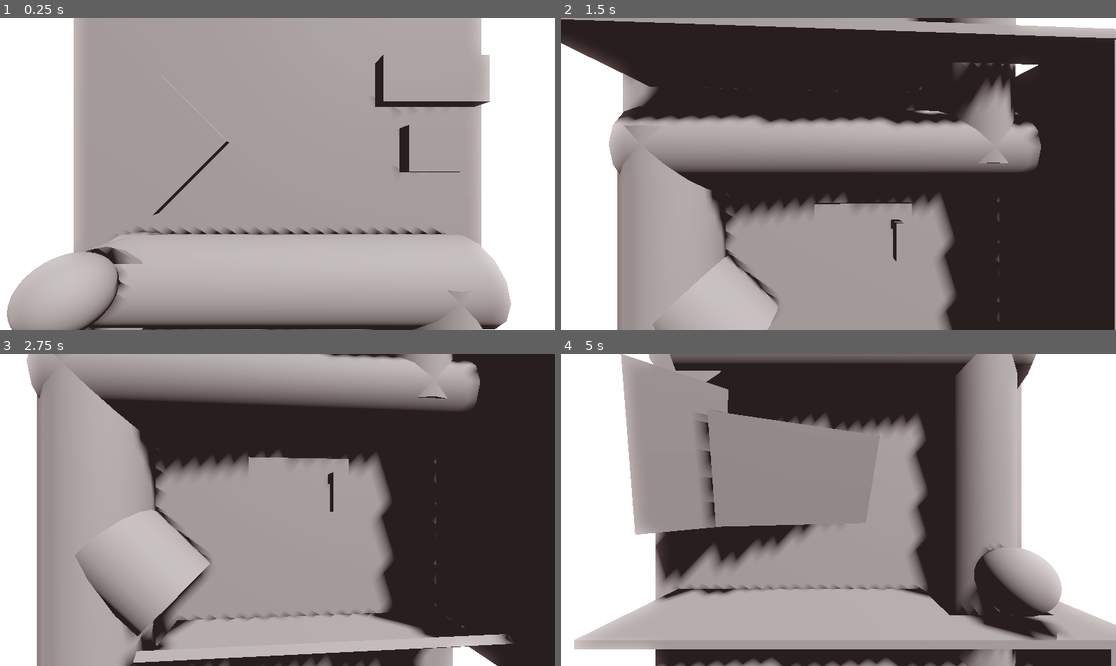
Above: before the commit, frames 1-4 (two rows, left to right).
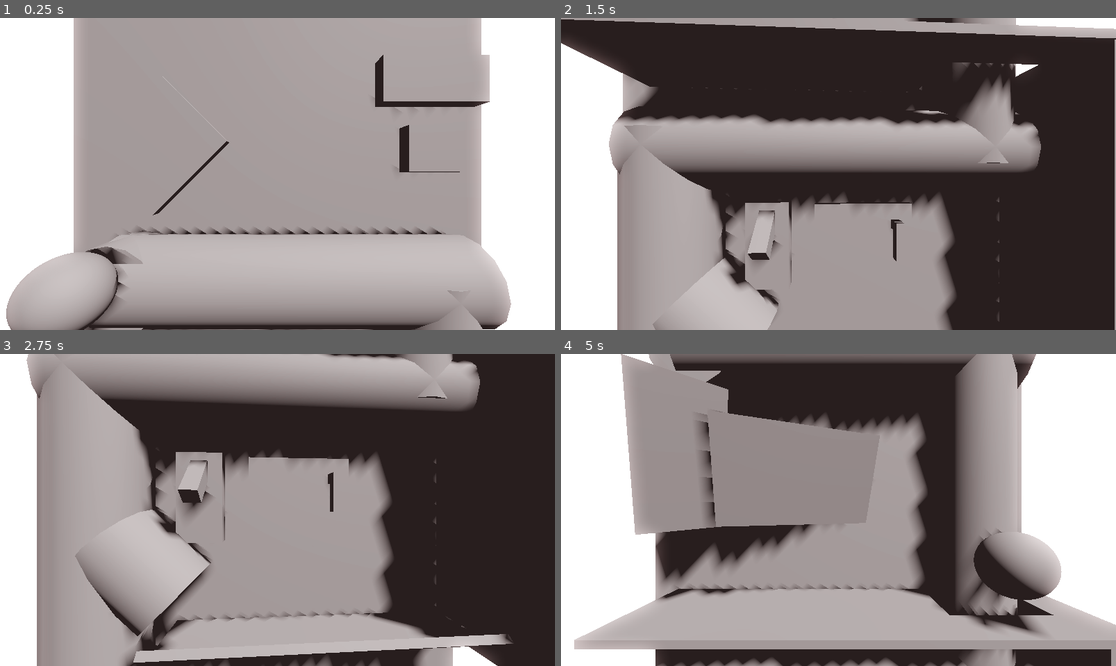
Above: after the commit, the same moments.

Repository: nheeb/niblehyme
Game: Godot game, scene res://Logic/Cockpit.tscn
Two runs of this game, one before a commit and one after it. Both use one fixed random seed, a clock stepped at 60 frames per second and the inputs below.
Inputs (mouse positions are in pixels of both pictures, inside the frame that each line leads up to):
- Up to frame 1 (0.25 s): no input
- Up to frame 2 (1.5 s): move the mouse to (960, 158) at 0.52 s; tap Mouse wheel down (view_down) at 0.6 s; click (960, 158) at 0.67 s; tap Enter at 1.25 s; move the mouse to (727, 189) at 1.27 s; tap Mouse wheel up (view_up) at 1.35 s; click (727, 189) at 1.42 s
- Up to frame 3 (2.75 s): move the mouse to (333, 441) at 2.02 s; tap Mouse wheel down (view_down) at 2.1 s; click (333, 441) at 2.17 s
- Up to frame 4 (5 s): tap Space at 2.75 s; move the mouse to (810, 572) at 2.77 s; tap Mouse wheel up (view_up) at 2.85, 4.35 s; click (810, 572) at 2.92 s; move the mouse to (1005, 556) at 3.52 s; tap Mouse wheel down (view_down) at 3.6 s; click (1005, 556) at 3.67 s; tap Enter at 4.25 s; move the mouse to (672, 463) at 4.27 s; click (672, 463) at 4.42 s

The runs differ from the first frame. In frame 1, 0.1% of the frame differs, in the area x 1-23%, y 73-100%; in frame 2, 1.5%; in frame 3, 1.5%; in frame 4, 3.6%, in the area x 63-91%, y 56-92%.

Commit message:
Add switch

Diff:
--- a/Logic/Cockpit.tscn
+++ b/Logic/Cockpit.tscn
@@ -1,8 +1,10 @@
-[gd_scene load_steps=12 format=3 uid="uid://bwgygoqlgixo1"]
+[gd_scene load_steps=19 format=3 uid="uid://bwgygoqlgixo1"]
 
 [ext_resource type="Script" path="res://Logic/Cockpit.gd" id="1_7uevs"]
 [ext_resource type="Script" path="res://PlayerCameraPath.gd" id="2_83mtf"]
 [ext_resource type="Script" path="res://Logic/PipeItem.gd" id="3_k32sy"]
+[ext_resource type="Script" path="res://Logic/Pipe.gd" id="3_kpr77"]
+[ext_resource type="Script" path="res://Logic/Switch.gd" id="4_cvfuh"]
 
 [sub_resource type="BoxMesh" id="BoxMesh_8cpak"]
 
@@ -18,7 +20,7 @@
 
 [sub_resource type="Curve3D" id="Curve3D_ltvxr"]
 _data = {
-"points": PackedVector3Array(0, 0, 0, 0, 0, 0, -1.05404, 1.65259, 0, 0, 0, 0, 0, 0, 0, 0.880897, 1.63408, 0, 0, 0, 0, 0, 0, 0, 0.908671, -0.347153, 0, 0, 0, 0, 0, 0, 0, -1.00775, -0.393444, 0, 0, 0, 0, 0, 0, 0, -0.915172, -1.28222, 0),
+"points": PackedVector3Array(0, 0, 0, 0, 0, 0, -1.05404, 1.65259, 0, 0, 0, 0, 0, 0, 0, 0.880897, 1.63408, 0, 0, 0, 0, 0, 0, 0, 0.908671, -0.347153, 0, 0, 0, 0, 0, 0, 0, -1.00775, -0.393444, 0, 0, 0, 0, 0, 0, 0, -0.98453, -1.12615, -1.95503e-05),
 "tilts": PackedFloat32Array(0, 0, 0, 0, 0)
 }
 point_count = 5
@@ -27,11 +29,32 @@
 
 [sub_resource type="SphereMesh" id="SphereMesh_epfhl"]
 
+[sub_resource type="Curve3D" id="Curve3D_7t7uf"]
+_data = {
+"points": PackedVector3Array(0, 0, 0, 0, 0, 0, -0.995718, -1.14852, 0.895, 0, 0, 0, 0, 0, 0, -0.984531, -3.48678, 0.895),
+"tilts": PackedFloat32Array(0, 0)
+}
+point_count = 2
+
+[sub_resource type="Curve3D" id="Curve3D_giig3"]
+_data = {
+"points": PackedVector3Array(0, 0, 0, 0, 0, 0, -1.00131, -1.13734, 0.895, 0, 0, 0, 0, 0, 0, -0.481077, -1.56247, 0.895),
+"tilts": PackedFloat32Array(0, 0)
+}
+point_count = 2
+
 [sub_resource type="BoxShape3D" id="BoxShape3D_772nd"]
 size = Vector3(2.82541, 0.141113, 0.282959)
 
 [sub_resource type="BoxShape3D" id="BoxShape3D_e3284"]
 size = Vector3(3.09831, 0.141113, 0.282959)
+
+[sub_resource type="BoxMesh" id="BoxMesh_crkhn"]
+
+[sub_resource type="BoxMesh" id="BoxMesh_e44eg"]
+
+[sub_resource type="BoxShape3D" id="BoxShape3D_wuv3i"]
+size = Vector3(0.283644, 0.567657, 0.350525)
 
 [node name="Cockpit" type="Node3D"]
 script = ExtResource("1_7uevs")
@@ -158,6 +181,7 @@
 [node name="Pipe" type="Path3D" parent="."]
 transform = Transform3D(1, 0, 0, 0, 1, 0, 0, 0, 1, 0, 0, -0.895)
 curve = SubResource("Curve3D_ltvxr")
+script = ExtResource("3_kpr77")
 
 [node name="testRigid" type="RigidBody3D" parent="Pipe"]
 transform = Transform3D(1, 0, -7.10543e-15, 0, 1, 5.55112e-17, 0, 0, 1, -1.05404, 1.65259, 0)
@@ -171,6 +195,16 @@
 transform = Transform3D(0.336626, 0, 0, 0, 0.336626, 0, 0, 0, 0.336626, 0, 0, 0)
 mesh = SubResource("SphereMesh_epfhl")
 
+[node name="DiscardPath" type="Path3D" parent="Pipe"]
+unique_name_in_owner = true
+transform = Transform3D(1, 0, 0, 0, 1, 0, 0, 0, 1, 0, 0, -0.895)
+curve = SubResource("Curve3D_7t7uf")
+
+[node name="CollectPath" type="Path3D" parent="Pipe"]
+unique_name_in_owner = true
+transform = Transform3D(1, 0, 0, 0, 1, 0, 0, 0, 1, 0, 0, -0.895)
+curve = SubResource("Curve3D_giig3")
+
 [node name="StaticBody3D2" type="StaticBody3D" parent="."]
 transform = Transform3D(1, 0, 0, 0, 1, 0, 0, 0, 1, 0.283769, -1.36803, -0.711765)
 
@@ -184,3 +218,24 @@
 [node name="CollisionShape3D" type="CollisionShape3D" parent="StaticBody3D"]
 transform = Transform3D(1, 0, 0, 0, 1, 0, 0, 0, 1, -0.275932, -0.429443, -0.0357666)
 shape = SubResource("BoxShape3D_e3284")
+
+[node name="Switch" type="Node3D" parent="."]
+unique_name_in_owner = true
+transform = Transform3D(1, 0, 0, 0, 1, 0, 0, 0, 1, -0.261858, -1.03075, -1.29419)
+script = ExtResource("4_cvfuh")
+
+[node name="MeshInstance3D" type="MeshInstance3D" parent="Switch"]
+transform = Transform3D(0.26967, 0, 0, 0, 0.538452, 0, 0, 0, 0.139584, -0.119011, 0, 0)
+mesh = SubResource("BoxMesh_crkhn")
+
+[node name="MeshInstance3D2" type="MeshInstance3D" parent="Switch"]
+transform = Transform3D(0.096736, 0, 0, 0, 0.2548, 0.0631935, 0, -0.243773, 0.066052, -0.119011, 0.12325, 0.0987629)
+mesh = SubResource("BoxMesh_e44eg")
+
+[node name="Area3D" type="Area3D" parent="Switch"]
+
+[node name="CollisionShape3D" type="CollisionShape3D" parent="Switch/Area3D"]
+transform = Transform3D(1, 0, 0, 0, 1, 0, 0, 0, 1, -0.122113, -0.00587463, 0.111969)
+shape = SubResource("BoxShape3D_wuv3i")
+
+[connection signal="input_event" from="Switch/Area3D" to="Switch" method="_on_area_3d_input_event"]
--- a/Logic/Game.gd
+++ b/Logic/Game.gd
@@ -1,3 +1,4 @@
 extends Node
 
 var cockpit
+var main_pipe : Pipe
--- /dev/null
+++ b/Logic/Pipe.gd
@@ -0,0 +1,23 @@
+extends Path3D
+class_name Pipe
+
+@onready var discard_path : Path3D = %DiscardPath
+@onready var collect_path : Path3D = %CollectPath
+
+var length : float
+var active_secondary_path : Path3D
+
+func _ready():
+	Game.main_pipe = self
+	length = curve.get_baked_length()
+	%Switch.switch.connect(switch_pipe)
+
+func switch_pipe(mode:String) -> void:
+	var duration : float
+	match(mode):
+		"Collect": active_secondary_path = collect_path
+		"Discard": active_secondary_path = discard_path
+
+func should_item_be_collected(path:Path3D) -> bool:
+	if (path == collect_path): return true
+	return false
--- a/Logic/PipeItem.gd
+++ b/Logic/PipeItem.gd
@@ -7,23 +7,51 @@
 	freeze = true
 	var parent = get_parent()
 	if (parent is Path3D):
-		var new_path_follow = PathFollow3D.new()
-		var process_frame = get_tree().process_frame
-		await process_frame
-		parent.add_child.call_deferred(new_path_follow)
-		reparent(new_path_follow)
-		self.position = Vector3.ZERO
-		await process_frame
+		flow_through_pipe()
 
-		var tween := get_tree().create_tween()
-		tween.tween_property(new_path_follow,"progress_ratio",1,duration)
 
-		await tween.finished
-		drop_out()
 	else:
 		printerr("Node: ",name," must be a child of Path3D!")
 		queue_free()
 
+
+func flow_through_pipe() -> void:
+	var new_path_follow = PathFollow3D.new()
+	var process_frame = get_tree().process_frame
+	await process_frame
+	get_parent().add_child.call_deferred(new_path_follow)
+	reparent(new_path_follow)
+	self.position = Vector3.ZERO
+	await process_frame
+
+	var tween := get_tree().create_tween()
+	tween.tween_property(new_path_follow,"progress_ratio",1,duration)
+
+	await tween.finished
+
+	var main_pipe = Game.main_pipe
+	if (main_pipe == null): return
+	var secondary_path : Path3D = Game.main_pipe.active_secondary_path
+
+	var speed : float = main_pipe.length / duration
+	var secondary_path_duration : float = secondary_path.curve.get_baked_length() * speed
+
+	if (get_parent() is PathFollow3D):
+		get_parent().progress_ratio = 0
+		get_parent().reparent(secondary_path)
+
+		await get_tree().process_frame
+		var new_tween = get_tree().create_tween()
+		new_tween.tween_property(get_parent(),"progress_ratio",1,secondary_path_duration)
+		await new_tween.finished
+
+
+	if (main_pipe.should_item_be_collected(secondary_path)):
+		drop_out()
+	else:
+		if (get_parent() is PathFollow3D):
+			get_parent().queue_free()
+		queue_free()
 
 func drop_out() -> void:
 	var parent = get_parent()
--- /dev/null
+++ b/Logic/Switch.gd
@@ -0,0 +1,27 @@
+extends Node3D
+
+var current_mode : Mode
+var opposite_mode : Mode
+enum Mode {Collect,Discard}
+
+signal switch
+
+func _ready():
+	switch_mode(Mode.Collect)
+
+func switch_mode(mode:Mode=opposite_mode) -> void:
+	match(mode):
+		Mode.Collect:
+			current_mode = Mode.Collect
+			opposite_mode = Mode.Discard
+			switch.emit("Collect")
+		Mode.Discard:
+			current_mode = Mode.Discard
+			opposite_mode = Mode.Collect
+			switch.emit("Discard")
+
+
+func _on_area_3d_input_event(camera, event, position, normal, shape_idx):
+	if (event is InputEventMouseButton and event.is_pressed()):
+		if event.button_index == MOUSE_BUTTON_LEFT:
+			switch_mode()
